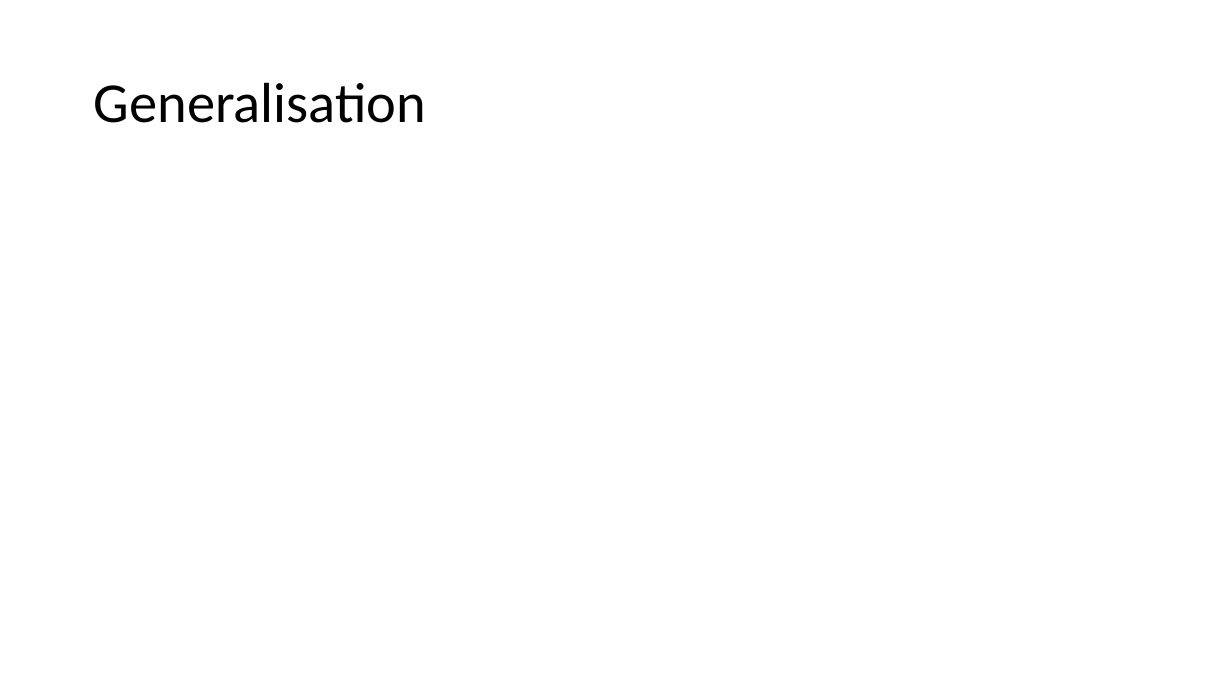
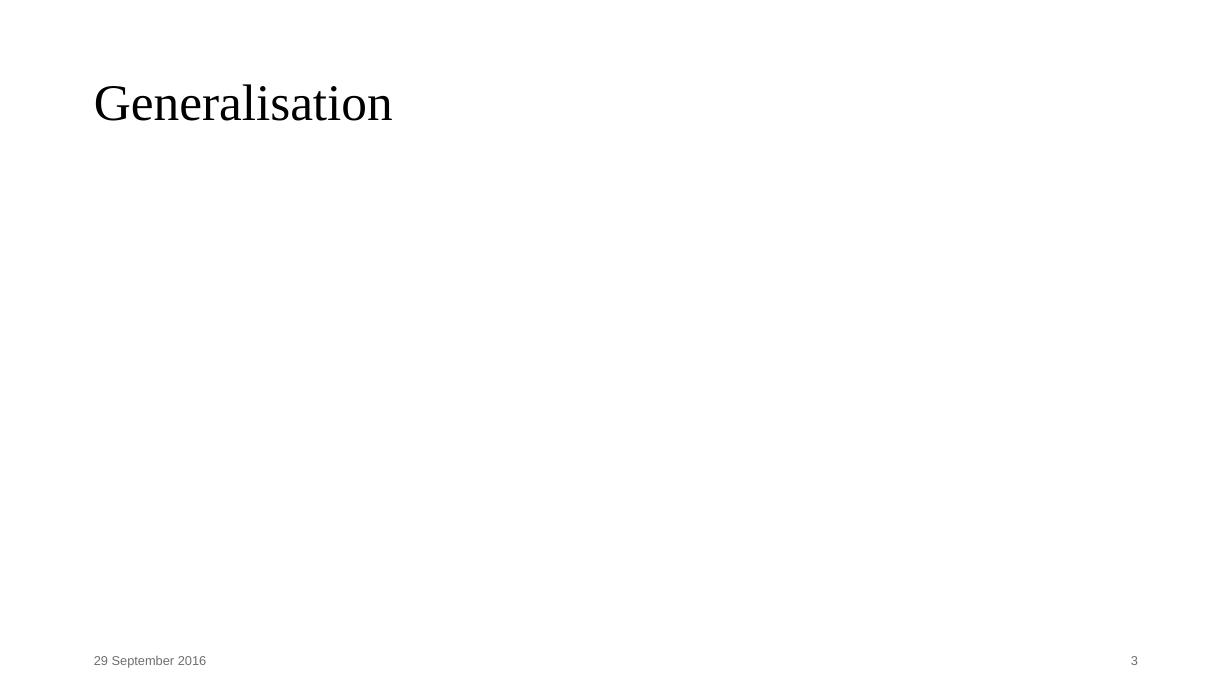
Before and after one commit to Aimenel/MT, a slide deck: slide 3 of presentations/Final Presentation/Final.pptx. Drawn at 1232x693 pixels with LibreOffice and Linux fonts; fonts in the diff are those of the drawing; grey boxes stand for pictures. Boxes give left, top, right and bottom in pixels: in the first picture for what was removed or moved away, otherwise in the second. Text is boxed around its words. In the diff, an @@ line names an element or a change of style, - is before the commit and + after.

```diff
--- a/presentations/Final Presentation/Final.pptx
+++ b/presentations/Final Presentation/Final.pptx
@@ title "Generalisation" at [94,84,393,121]: size 44 to 40 pt, font Calibri to Times New Roman @@
@@ text added at [94,656,207,668], 10 pt, text #6F6F6E @@
+29 September 2016
@@ page number added at [1131,656,1138,665], 10 pt, text #6F6F6E @@
+3
```
Also in this commit, not shown: 21 other slides changed, 1 other file.
